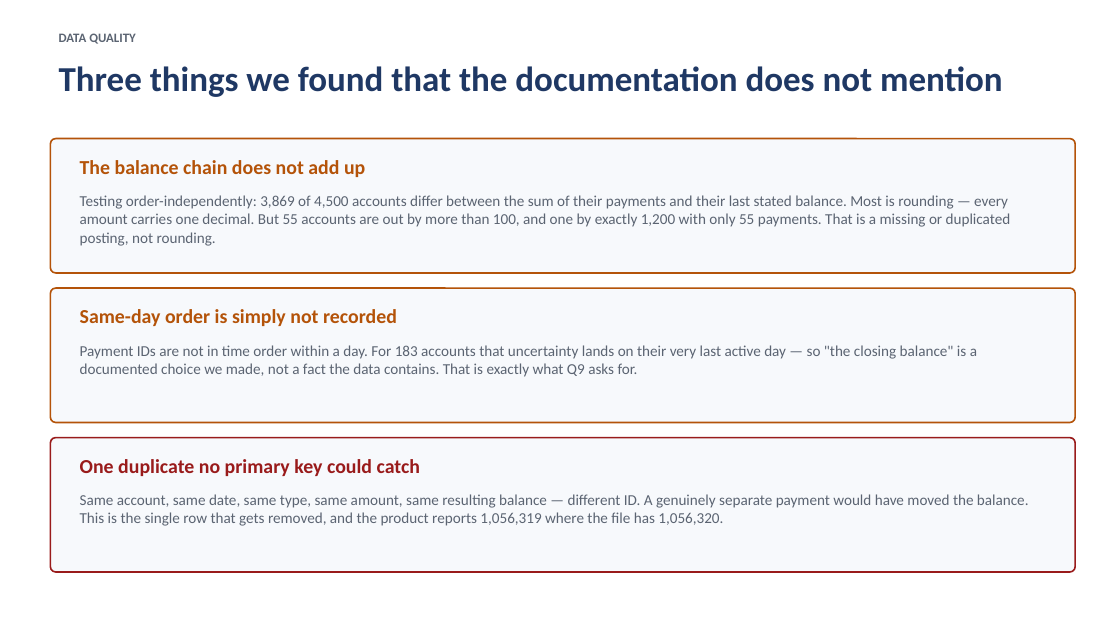
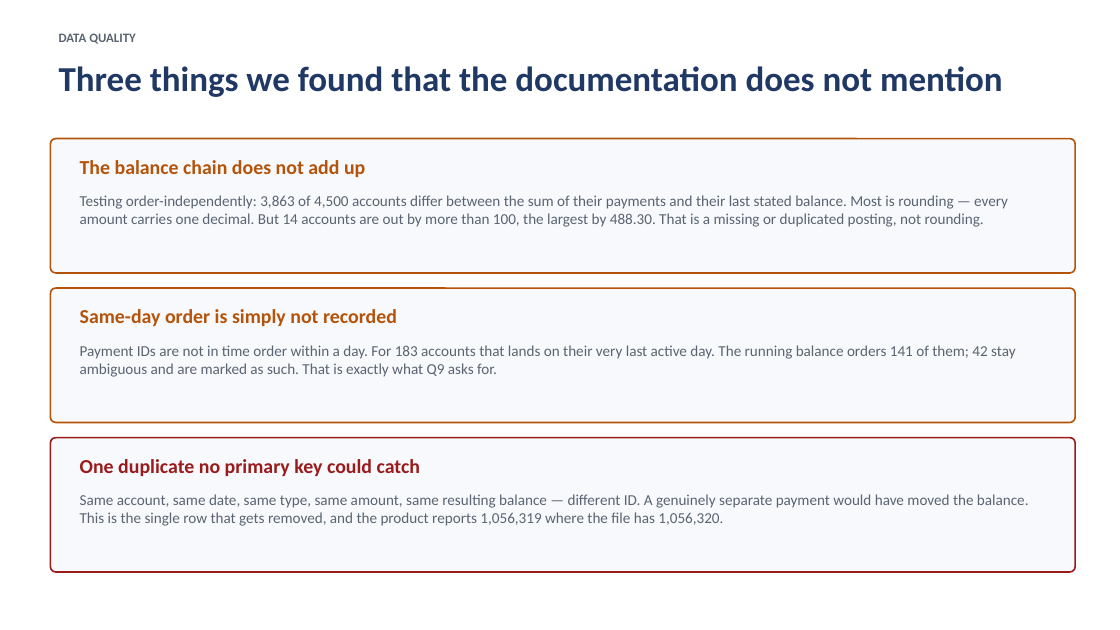
Before and after one commit to robindebruyne1234/Loan-valid-DQ, a slide deck: slide 15 of deliverables/Walkthrough_Deck.pptx. Drawn at 1120x630 pixels with LibreOffice and Linux fonts; fonts in the diff are those of the drawing. Boxes give left, top, right and bottom in pixels: in the first picture for what was removed or moved away, otherwise in the second. Text is boxed around its words. In the diff, an @@ line names an element or a change of style, - is before the commit and + after.

```diff
--- a/deliverables/Walkthrough_Deck.pptx
+++ b/deliverables/Walkthrough_Deck.pptx
@@ text at [80, 195, 1008, 227]: text changed @@
-Testing order-independently: 3,869 of 4,500 accounts differ between the sum of their payments and their last stated balance. Most is rounding — every amount carries one decimal. But 55 accounts are out by more than 100, and one by exactly 1,200 with only 55 payments. That is a missing or duplicated posting, not rounding.
+Testing order-independently: 3,863 of 4,500 accounts differ between the sum of their payments and their last stated balance. Most is rounding — every amount carries one decimal. But 14 accounts are out by more than 100, the largest by 488.30. That is a missing or duplicated posting, not rounding.
@@ text at [80, 345, 1015, 377]: text changed @@
-Payment IDs are not in time order within a day. For 183 accounts that uncertainty lands on their very last active day — so "the closing balance" is a documented choice we made, not a fact the data contains. That is exactly what Q9 asks for.
+Payment IDs are not in time order within a day. For 183 accounts that lands on their very last active day. The running balance orders 141 of them; 42 stay ambiguous and are marked as such. That is exactly what Q9 asks for.
```
Also in this commit, not shown: 3 other slides changed, 35 other files.
